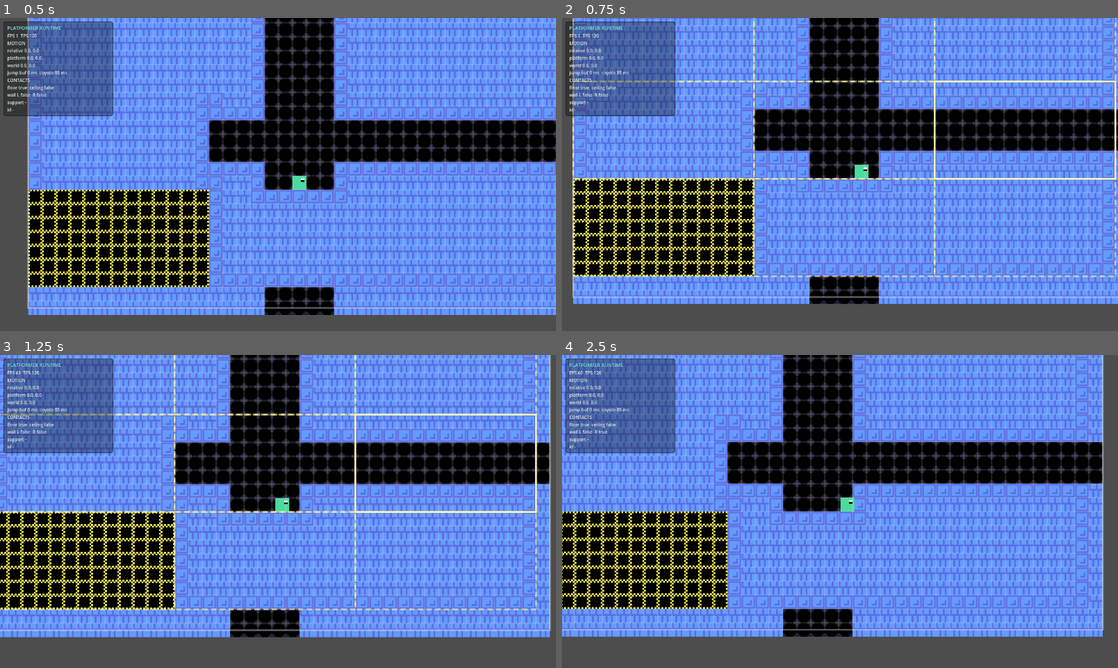
Above: before the commit, frames 1-4 (two rows, left to right).
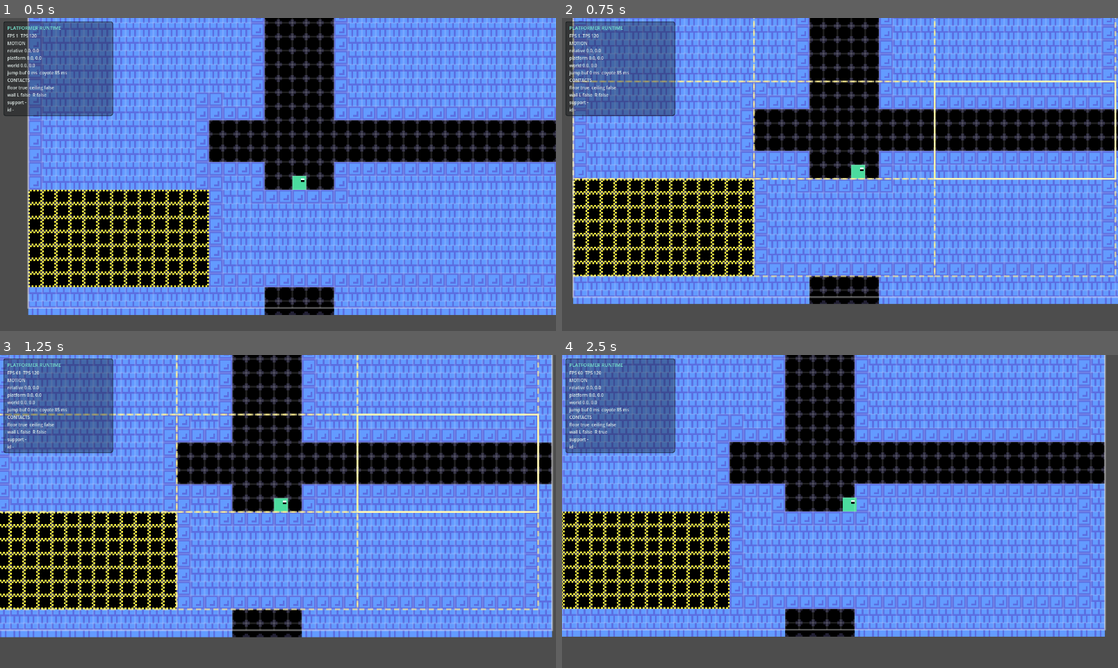
Above: after the commit, the same moments.

Repository: xixinsama/wellwell
Game: Godot game, scene res://scenes/levels/main/room_start_00.tscn
Two runs of this game, one before a commit and one after it. Both use one fixed random seed, a clock stepped at 60 frames per second and the inputs below. This scene is started directly instead of the project's main scene.
Inputs (mouse positions are in pixels of both pictures, inside the frame that each line leads up to):
- Up to frame 1 (0.5 s): no input
- Up to frame 2 (0.75 s): tap Enter (ui_accept) at 0.5 s; move the mouse to (962, 158) at 0.52 s; hold D (move_right) from 0.53 s (still down); tap X (dash) at 0.6 s; click (962, 158) at 0.67 s
- Up to frame 3 (1.25 s): keep holding D (move_right); tap Space (jump) at 0.77 s
- Up to frame 4 (2.5 s): release D (move_right) at 1.25 s; drag from (728, 527) to (812, 574) at 1.27 s; move the mouse to (895, 442) at 2.02 s; hold D (move_right) from 2.03 s (still down); tap Tab (switch_mode) at 2.1 s

Frame 1 is identical in both runs. In frame 2, less than 0.1% of the frame differs, in the area x 52-56%, y 46-52%; in frame 3, 36%, in the area x 0-100%, y 0-91%; in frame 4, 36%.

Commit message:
feat: add gamepad slider selection model

Diff:
--- a/scripts/puzzle/view/puzzle_board.gd
+++ b/scripts/puzzle/view/puzzle_board.gd
@@ -27,6 +27,10 @@
 @export var player_group: StringName = &"player"
 @export var undo_action: StringName = &"undo"
 @export var reset_action: StringName = &"reset"
+@export var prev_piece_action: StringName = &"slider_prev"
+@export var next_piece_action: StringName = &"slider_next"
+@export var select_rider_action: StringName = &"slider_select_rider"
+@export var cancel_selection_action: StringName = &"slider_cancel"
 ## Static board walls. Sliders and the void target validation respect these.
 @export var blocked_cells: Array[Vector2i] = []
 ## Optional child defining cells that only the player collides with in jump mode.
@@ -182,6 +186,7 @@
 	_lock_player(true)
 	if _mode_overlay != null:
 		_mode_overlay.set_active(true)
+	_select_initial_piece()
 
 
 func _exit_drag_mode(force: bool = false) -> void:
@@ -248,6 +253,98 @@
 	if _player == null or not is_instance_valid(_player):
 		return false
 	return Rect2i(Vector2i.ZERO, board_size).has_point(player_cell_from_world())
+
+
+func _is_selection_active() -> bool:
+	if _player == null or not is_instance_valid(_player):
+		return false
+	if _is_player_inside_board_rect():
+		return true
+	for piece in _pieces:
+		if not piece.is_void and _player_rides(piece):
+			return true
+	return false
+
+
+func _controllable_pieces() -> Array[PuzzlePiece]:
+	var result: Array[PuzzlePiece] = []
+	for piece in _pieces:
+		if _can_drag_piece(piece):
+			result.append(piece)
+	return result
+
+
+func _select_initial_piece() -> void:
+	if mode != ControlMode.DRAG:
+		return
+	if not _is_selection_active():
+		_deselect_piece(true)
+		return
+	var candidates := _controllable_pieces()
+	if candidates.is_empty():
+		_deselect_piece(true)
+		return
+	for piece in candidates:
+		if _player_rides(piece):
+			_select_piece(piece)
+			return
+	_select_piece(candidates[0])
+
+
+func _cycle_selection(direction: int) -> bool:
+	if mode != ControlMode.DRAG or direction == 0 or not _is_selection_active():
+		return false
+	var candidates := _controllable_pieces()
+	if candidates.is_empty():
+		return false
+	var index := candidates.find(_selected_piece)
+	var target_index: int
+	if index < 0:
+		target_index = 0 if direction > 0 else candidates.size() - 1
+	else:
+		target_index = (index + direction + candidates.size()) % candidates.size()
+	_select_piece(candidates[target_index])
+	return true
+
+
+func _select_rider_piece() -> bool:
+	if mode != ControlMode.DRAG or not _is_selection_active():
+		return false
+	for piece in _controllable_pieces():
+		if _player_rides(piece):
+			_select_piece(piece)
+			return true
+	return false
+
+
+func _cancel_selection() -> bool:
+	if mode != ControlMode.DRAG or not _is_selection_active():
+		return false
+	_deselect_piece()
+	return true
+
+
+func _handle_selection_input(
+	previous_pressed: bool,
+	next_pressed: bool,
+	select_pressed: bool,
+	cancel_pressed: bool
+) -> bool:
+	if mode != ControlMode.DRAG:
+		return false
+	if select_pressed:
+		_select_rider_piece()
+		return true
+	if next_pressed:
+		_cycle_selection(1)
+		return true
+	if previous_pressed:
+		_cycle_selection(-1)
+		return true
+	if cancel_pressed:
+		_cancel_selection()
+		return true
+	return false
 
 
 func _detach_player() -> void:
@@ -496,12 +593,16 @@
 
 
 func _reset_puzzle() -> void:
-	if session == null or not session.reset():
-		return
-	_deselect_piece(true)
-	_end_drag()
-	_hide_preview()
-	_sync_pieces_from_state(true)
+	if session == null:
+		return
+	var did_reset := session.reset()
+	if did_reset:
+		_deselect_piece(true)
+		_end_drag()
+		_hide_preview()
+		_sync_pieces_from_state(true)
+	if mode == ControlMode.DRAG:
+		_select_initial_piece()
 
 
 func _kill_piece_tween(piece_index: int) -> void:
--- a/tests/puzzle/test_gamepad_selection.gd
+++ b/tests/puzzle/test_gamepad_selection.gd
@@ -6,11 +6,18 @@
 const PuzzleBoard := preload("res://scripts/puzzle/view/puzzle_board.gd")
 const PuzzlePiece := preload("res://scripts/puzzle/view/puzzle_piece.gd")
 const PieceDefinition := preload("res://scripts/puzzle/definition/piece_definition.gd")
+const PuzzleSession := preload("res://scripts/puzzle/systems/puzzle_session.gd")
 
 
 func run() -> Array[String]:
 	var failures: Array[String] = []
 	_assert_gamepad_bindings(failures)
+	_assert_initial_selection(failures)
+	_assert_cycle_order(failures)
+	_assert_rider_shortcut_and_cancel(failures)
+	_assert_inactive_board(failures)
+	_assert_reset_reselects(failures)
+	_assert_selection_does_not_create_history(failures)
 	return failures
 
 
@@ -47,3 +54,139 @@
 		if key != null and (key.keycode == keycode or key.physical_keycode == keycode):
 			return
 	failures.append("%s lost its %s keyboard binding" % [action, keycode])
+
+
+func _assert_initial_selection(failures: Array[String]) -> void:
+	var fixture := _make_board(Vector2i(9, 5))
+	var board: PuzzleBoard = fixture.board
+	board.call("_enter_drag_mode")
+	var selected: PuzzlePiece = board.get("_selected_piece")
+	if selected != board.get("_pieces")[0]:
+		failures.append("slider mode did not select the first eligible piece")
+	_cleanup(fixture)
+
+	fixture = _make_board(Vector2i(6, 0))
+	board = fixture.board
+	board.call("_enter_drag_mode")
+	selected = board.get("_selected_piece")
+	if selected != board.get("_pieces")[2]:
+		failures.append("slider mode did not select the ridden piece")
+	_cleanup(fixture)
+
+
+func _assert_cycle_order(failures: Array[String]) -> void:
+	var fixture := _make_board(Vector2i(9, 5))
+	var board: PuzzleBoard = fixture.board
+	board.call("_enter_drag_mode")
+	if not board.call("_handle_selection_input", false, true, false, false):
+		failures.append("RB did not consume the next-piece input")
+	var selected: PuzzlePiece = board.get("_selected_piece")
+	if selected != board.get("_pieces")[2]:
+		failures.append("RB did not skip the disabled piece")
+	board.call("_handle_selection_input", false, true, false, false)
+	if board.get("_selected_piece") != board.get("_pieces")[4]:
+		failures.append("RB did not reach the enabled void piece")
+	board.call("_handle_selection_input", false, true, false, false)
+	if board.get("_selected_piece") != board.get("_pieces")[0]:
+		failures.append("RB did not wrap to the first piece")
+	board.call("_handle_selection_input", true, false, false, false)
+	if board.get("_selected_piece") != board.get("_pieces")[4]:
+		failures.append("LB did not wrap backward")
+	_cleanup(fixture)
+
+
+func _assert_rider_shortcut_and_cancel(failures: Array[String]) -> void:
+	var fixture := _make_board(Vector2i(6, 0))
+	var board: PuzzleBoard = fixture.board
+	board.call("_enter_drag_mode")
+	board.call("_handle_selection_input", false, false, false, true)
+	if board.get("_selected_piece") != null:
+		failures.append("B did not clear the selection")
+	board.call("_handle_selection_input", false, false, true, false)
+	if board.get("_selected_piece") != board.get("_pieces")[2]:
+		failures.append("A did not re-select the ridden piece")
+	board.call("_handle_selection_input", false, false, false, true)
+	if board.get("_selected_piece") != null:
+		failures.append("B did not clear the rider shortcut selection")
+	board.call("set_player_to_cell", Vector2i(9, 5))
+	board.call("_handle_selection_input", false, false, true, false)
+	if board.get("_selected_piece") != null:
+		failures.append("A selected a piece when the player was not riding")
+	_cleanup(fixture)
+
+
+func _assert_inactive_board(failures: Array[String]) -> void:
+	var fixture := _make_board(Vector2i(20, 20))
+	var board: PuzzleBoard = fixture.board
+	board.call("_enter_drag_mode")
+	if board.get("_selected_piece") != null:
+		failures.append("inactive board auto-selected a piece")
+	board.call("_handle_selection_input", false, true, true, false)
+	if board.get("_selected_piece") != null:
+		failures.append("inactive board accepted gamepad selection")
+	_cleanup(fixture)
+
+
+func _assert_reset_reselects(failures: Array[String]) -> void:
+	var fixture := _make_board(Vector2i(9, 5))
+	var board: PuzzleBoard = fixture.board
+	board.call("_enter_drag_mode")
+	board.call("_handle_selection_input", false, true, false, false)
+	if board.get("_selected_piece") != board.get("_pieces")[2]:
+		failures.append("reset fixture did not select the second eligible piece")
+	board.call("_reset_puzzle")
+	if board.get("_selected_piece") != board.get("_pieces")[0]:
+		failures.append("reset did not re-select the first eligible piece")
+	_cleanup(fixture)
+
+
+func _assert_selection_does_not_create_history(failures: Array[String]) -> void:
+	var fixture := _make_board(Vector2i(9, 5))
+	var board: PuzzleBoard = fixture.board
+	board.call("_enter_drag_mode")
+	board.call("_handle_selection_input", false, true, false, false)
+	var session: PuzzleSession = board.get("session")
+	if session.get_move_count() != 0:
+		failures.append("selection created a puzzle history entry")
+	_cleanup(fixture)
+
+
+func _make_board(rider_at: Vector2i) -> Dictionary:
+	var board := PuzzleBoard.new()
+	board.board_size = Vector2i(10, 6)
+	board.cell_size = 8
+	var specs: Array[Dictionary] = [
+		{"cell": Vector2i(2, 1), "enable": true, "mode": PieceDefinition.MovementMode.FREE, "void": false},
+		{"cell": Vector2i(4, 1), "enable": false, "mode": PieceDefinition.MovementMode.FREE, "void": false},
+		{"cell": Vector2i(6, 1), "enable": true, "mode": PieceDefinition.MovementMode.FREE, "void": false},
+		{"cell": Vector2i(8, 1), "enable": true, "mode": PieceDefinition.MovementMode.STATIC, "void": false},
+		{"cell": Vector2i(2, 4), "enable": true, "mode": PieceDefinition.MovementMode.FREE, "void": true},
+		{"cell": Vector2i(4, 4), "enable": false, "mode": PieceDefinition.MovementMode.FREE, "void": true},
+	]
+	for spec: Dictionary in specs:
+		var piece := PuzzlePiece.new()
+		piece.cell_size = 8
+		piece.position = Vector2(spec.cell) * 8.0
+		piece.polygon = PackedVector2Array([
+			Vector2.ZERO,
+			Vector2(8.0, 0.0),
+			Vector2(8.0, 8.0),
+			Vector2(0.0, 8.0),
+		])
+		piece.enable = bool(spec.enable)
+		piece.movement_mode = spec.mode
+		piece.is_void = bool(spec.void)
+		board.add_child(piece)
+	add_child(board)
+	var player := Node2D.new()
+	player.name = "TestPlayer"
+	player.add_to_group("player")
+	add_child(player)
+	board.set("_player", player)
+	board.call("set_player_to_cell", rider_at)
+	return {"board": board, "player": player}
+
+
+func _cleanup(fixture: Dictionary) -> void:
+	(fixture.board as PuzzleBoard).free()
+	(fixture.player as Node2D).free()
